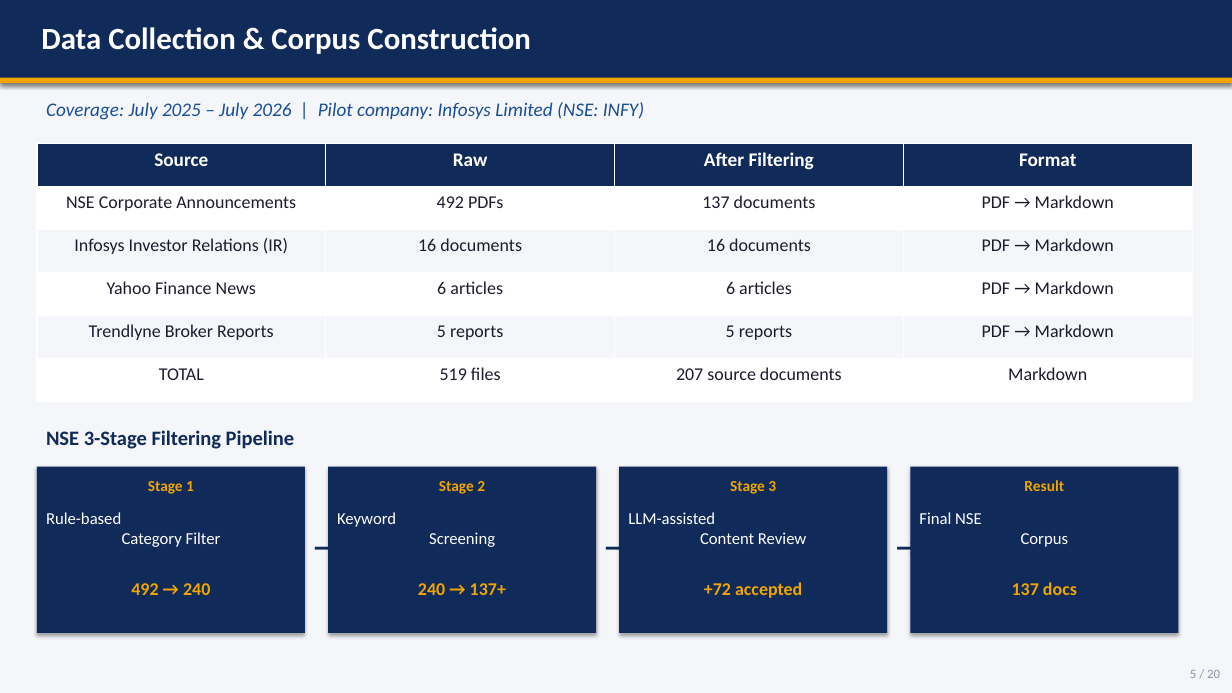
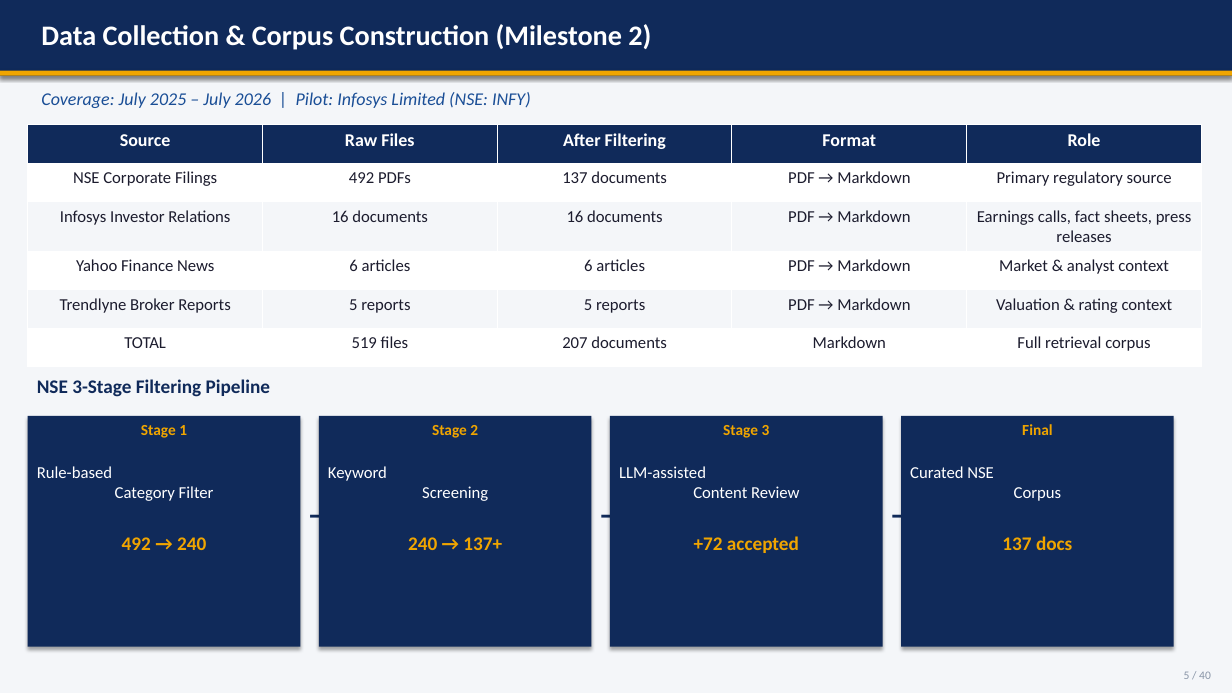
Before and after one commit to nandypi/Group-6-DS-and-AI-Lab-Project, a slide deck: slide 5 of Slides/DSAI_Team_6_Final_Presentation.pptx. Drawn at 1232x693 pixels with LibreOffice and Linux fonts; fonts in the diff are those of the drawing. Boxes give left, top, right and bottom in pixels: in the first picture for what was removed or moved away, otherwise in the second. Text is boxed around its words. In the diff, an @@ line names an element or a change of style, - is before the commit and + after.

Commit message:
Add comprehensive 40-slide final presentation
Covers all experiments across milestones 4–6:
- M4: Vector-only, HyDE, Raw+HyDE RRF, BGE CPU reranker
- M5: Full-text CPU/GPU, T4 weight sweep (body 0.0→1.0), metadata-only
  breakthrough (74/78/82%), metadata + cross-encoder (74/82/88%),
  RAGAS Pipeline A scores
- M6: BM25-only, Hybrid RRF + CE reranker, Hybrid RRF production
  (76/86/88% @ 0.5 s), routing 100%, numeric fidelity 100%,
  FastAPI + Streamlit + Docker deployment

Includes master journey chart, latency log-scale comparison,
category-wise recall, RAGAS bar charts, and GPU weight sweep plot.

```diff
--- a/Slides/DSAI_Team_6_Final_Presentation.pptx
+++ b/Slides/DSAI_Team_6_Final_Presentation.pptx
@@ rectangle: place and size @@
-rectangle at [0,0,1232,83]
+rectangle at [0,0,1232,76]
@@ text at [41,24,651,50]: text changed; size 24 to 22 pt @@
-Data Collection & Corpus Construction
+Data Collection & Corpus Construction (Milestone 2)
@@ rectangle: place and size @@
-rectangle at [0,78,1232,83]
+rectangle at [0,71,1232,77]
@@ text at [41,92,531,108]: text changed; size 15 to 14 pt @@
-Coverage: July 2025 – July 2026 | Pilot company: Infosys Limited (NSE: INFY)
+Coverage: July 2025 – July 2026 | Pilot: Infosys Limited (NSE: INFY)
@@ table at [28,125,1202,356] @@
-column 1, row 2: NSE Corporate Announcements
+column 1, row 2: NSE Corporate Filings
-column 1, row 3: Infosys Investor Relations (IR)
+column 1, row 3: Infosys Investor Relations
-column 2, row 1: Raw
+column 2, row 1: Raw Files
-column 3, row 6: 207 source documents
+column 3, row 6: 207 documents
+column 5: Role | Primary regulatory source | Earnings calls, fact sheets, press releases | Market & analyst context | Valuation & rating context | Full retrieval corpus
@@ table: place and size @@
-table at [37,143,1190,402]
+table at [28,125,1202,356]
@@ text "NSE 3-Stage Filtering Pipeline": place and size @@
-text "NSE 3-Stage Filtering Pipeline" at [46,430,295,449]
+text "NSE 3-Stage Filtering Pipeline" at [37,379,270,397]
@@ text "NSE 3-Stage Filtering Pipeline" at [37,379,270,397]: size 16 to 15 pt @@
@@ text "Stage 1": place and size @@
-text "Stage 1" at [148,481,194,494]
+text "Stage 1" at [141,425,187,438]
@@ rectangle: place and size @@
-rectangle at [37,467,305,633]
+rectangle at [28,416,300,647]
@@ text "Stage 2": place and size @@
-text "Stage 2" at [439,481,485,494]
+text "Stage 2" at [432,425,478,438]
@@ rectangle: place and size @@
-rectangle at [328,467,596,633]
+rectangle at [319,416,592,647]
@@ text "Stage 3": place and size @@
-text "Stage 3" at [730,481,776,494]
+text "Stage 3" at [723,425,770,438]
@@ rectangle: place and size @@
-rectangle at [619,467,887,633]
+rectangle at [610,416,883,647]
@@ rectangle: place and size @@
-rectangle at [910,467,1178,633]
+rectangle at [901,416,1174,647]
@@ text at [1022,424,1052,435]: text changed; size 13 to 12 pt; text colour #FFFFFF to #F0A500; bold on @@
-Final NSE
-Corpus
+Final
@@ text "Rule-based Category Filter": place and size @@
-text "Rule-based Category Filter" at [46,512,221,547]
+text "Rule-based Category Filter" at [37,466,214,501]
@@ text "Keyword Screening": place and size @@
-text "Keyword Screening" at [337,512,495,547]
+text "Keyword Screening" at [328,466,488,501]
@@ text "LLM-assisted Content Review": place and size @@
-text "LLM-assisted Content Review" at [628,512,806,544]
+text "LLM-assisted Content Review" at [619,466,799,498]
@@ text added at [910,466,1061,501], 13 pt, text #FFFFFF @@
+Curated NSE
+Corpus
@@ text "→" rewrapped from [305,527,328,564] to [300,494,319,531] @@
@@ text "→" rewrapped from [596,527,619,564] to [592,494,610,531] @@
@@ text "→" rewrapped from [887,527,910,564] to [883,494,901,531] @@
@@ text removed at [1024,480,1064,491] @@
-Result
@@ text "492 → 240": place and size @@
-text "492 → 240" at [131,583,210,595]
+text "492 → 240" at [122,537,206,550]
@@ text "240 → 137+": place and size @@
-text "240 → 137+" at [418,583,506,595]
+text "240 → 137+" at [408,537,502,550]
@@ size 14 to 15 pt in 4 elements at [122,537,206,550], [408,537,502,550], [1002,536,1072,550], [694,536,799,553] @@
@@ text "+72 accepted": place and size @@
-text "+72 accepted" at [704,582,802,598]
+text "+72 accepted" at [694,536,799,553]
@@ text "137 docs": place and size @@
-text "137 docs" at [1012,582,1077,595]
+text "137 docs" at [1002,536,1072,550]
@@ text at [1184,671,1211,679]: text changed; size 10 to 9 pt @@
-5 / 20
+5 / 40
```
Also in this commit, not shown: 13 other slides changed, 26 slides added, 6 slides removed.
